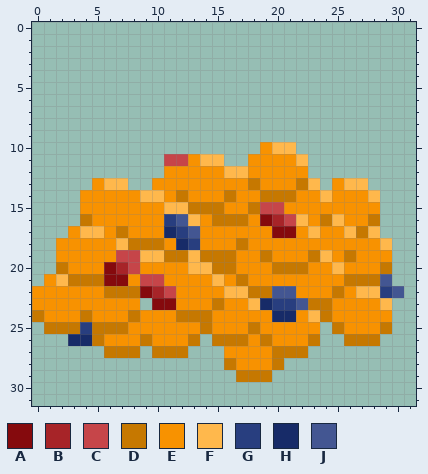
Pixel-art sprite, stored at assets/loot_pile.png. Above is the file before it was changed.
The file is 32x32 pixels. Colours within 5 levels of each other are drawn and written as one.
Palette (. is transparent): A #850a0d  B #a72428  C #c64549  D #c67800  E #f89200  F #ffb84c  G #283e7f  H #172b68  J #435692
Now the later version:
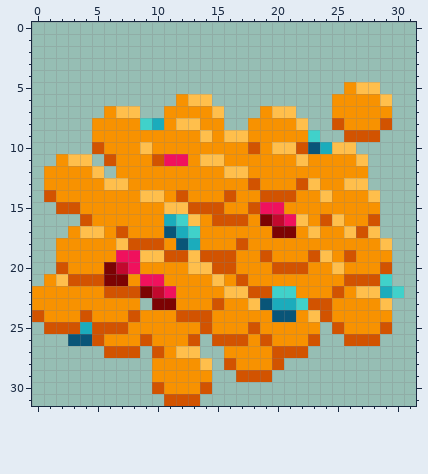
Diff:
Colour A changes from #850a0d to #7c0303.
Colour B changes from #a72428 to #c2092e.
Colour C changes from #c64549 to #f0115d.
Colour D changes from #c67800 to #d25300.
Colour F changes from #ffb84c to #ffbf4c.
Colour G changes from #283e7f to #1bacbc.
Colour H changes from #172b68 to #095578.
Colour J changes from #435692 to #40d1ca.
The edit adds colour D in row 8 at x 25 and 29; in row 9 at x 26 to 28; in row 10 at x 5, 18 and 22; in row 11 at x 6 and 10; in row 14 at x 1; in row 15 at x 2 to 3.
The edit adds colour D in row 30 at x 10 and 14; in row 31 at x 11 to 13.
The edit adds colour E in row 5 at x 26; in row 6 at x 12 and 25 to 28; in row 7 at x 6, 11 to 14, 19 and 25 to 29; in row 8 at x 5 to 8, 11, 14 to 15, 18 to 21 and 26 to 28; in row 9 at x 5 to 13, 15 and 18 to 22; in row 10 at x 6 to 8 and 10 to 17.
The edit adds colour E in row 11 at x 2, 7 to 9, 16 to 17 and 23 to 26; in row 12 at x 1 to 4, 7 to 10 and 23 to 27; in row 13 at x 1 to 4, 8 to 9 and 24; in row 14 at x 2 to 3; in row 28 at x 10 to 13; in row 29 at x 10 to 14.
The edit adds colour E in row 30 at x 11 to 13.
Colour D gives way to colour E in row 27 at x 11.
The edit adds colour F in row 5 at x 27 to 28; in row 6 at x 13 to 14 and 29; in row 7 at x 7 to 8, 15 and 20 to 21; in row 8 at x 12 to 13 and 22; in row 9 at x 14 and 16 to 17; in row 10 at x 9 and 25 to 26.
The edit adds colour F in row 11 at x 3 to 4 and 27; in row 12 at x 5; in row 27 at x 13; in row 28 at x 14.
Colour D gives way to colour F in row 27 at x 12.
The edit adds colour G in row 8 at x 10; in row 10 at x 24.
The edit adds colour H in row 10 at x 23.
The edit adds colour J in row 8 at x 9; in row 9 at x 23.
